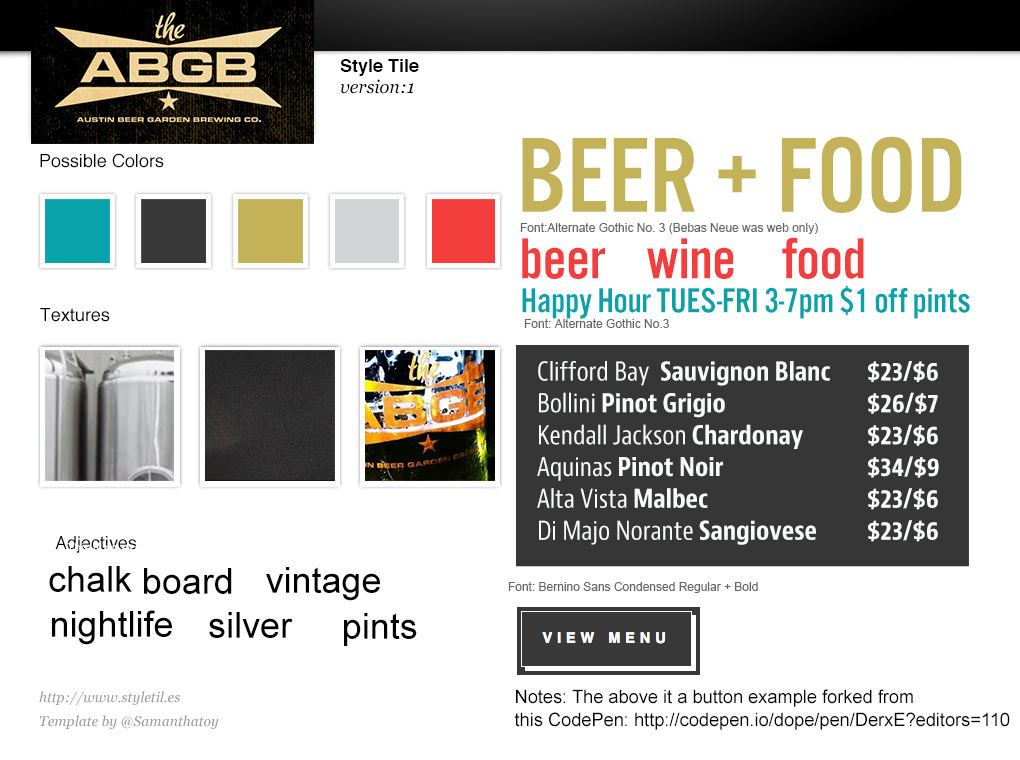
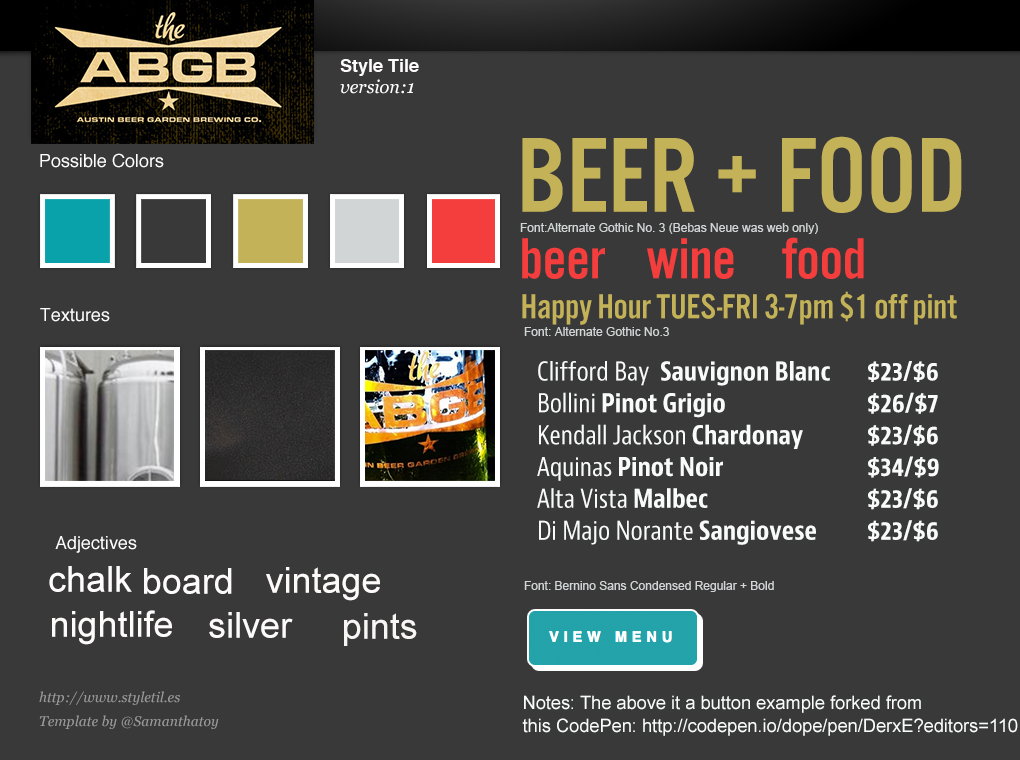
Before/after of a 1020 x 760 layered artwork. What changed in the layer stack:
painted on "Style Tile" over [340, 59, 419, 76]
painted on "version:1" over [340, 79, 414, 94]
hid "This is an example of a Button" over [67, 543, 228, 555]
painted on "Adjectives" over [55, 536, 137, 553]
painted on "pints" over [344, 613, 417, 646]
painted on "silver" over [209, 612, 293, 638]
painted on "nightlife" over [52, 610, 172, 645]
painted on "vintage" over [266, 567, 380, 601]
painted on "board" over [144, 568, 232, 594]
painted on "chalk" over [49, 566, 132, 592]
painted on "Font: Bernino Sans Condensed Regular + Bold" over [508, 581, 774, 593]
painted on "Font: Alternate Gothic No.3" over [524, 319, 669, 336]
painted on "Font:Alternate Gothic No. 3 (Bebas Neue was web only)" over [520, 223, 818, 234]
painted on "Textures" over [40, 308, 110, 322]
painted on "Possible Colors" over [40, 153, 164, 168]
painted on "Notes: The above it a button example forked from this CodePen:" over [514, 689, 1018, 736]
painted on "Happy Hour TUES-FRI 3-7pm $1 off pints" over [522, 285, 970, 325]
renamed "Screen Shot 2015-02-24 at 10.42.34 AM" to "Screen Shot 2015-02-24 at 4.48.15 PM", painted on it over [510, 594, 721, 688]
